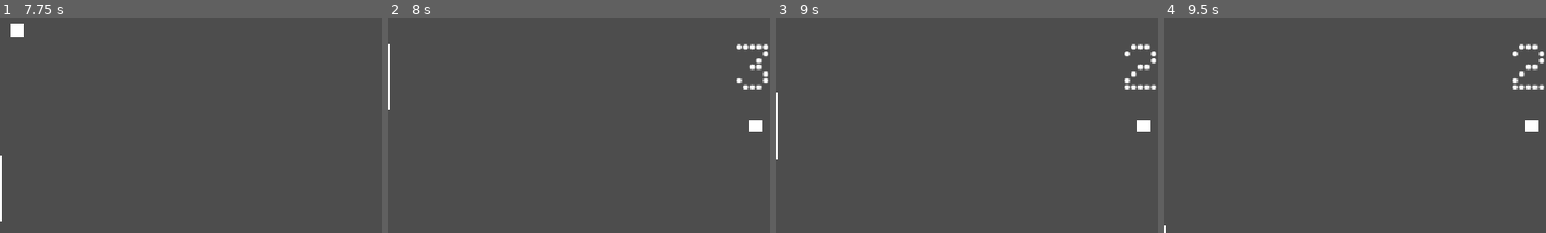
Above: before the commit, frames 1-4 (left to right).
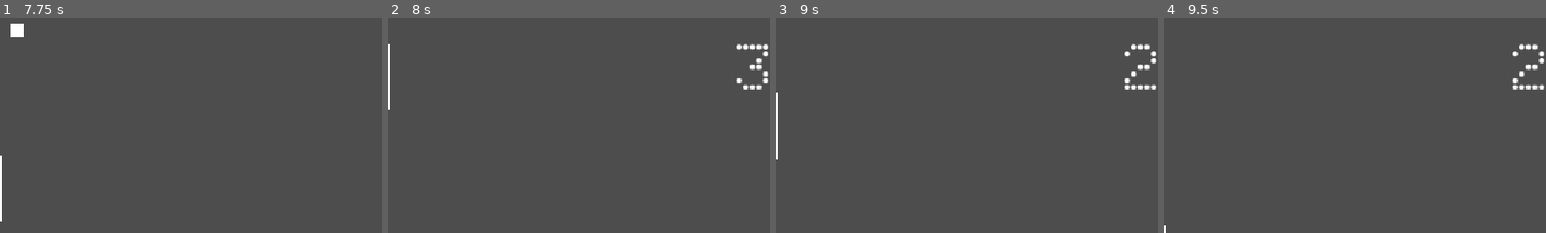
Above: after the commit, the same moments.

Repository: SpykieLucilius/Switch-Off-Pong
Game: Godot game, scene res://scenes/menus/start_screen.tscn
Same seed, same stepped clock (60 frames per second), same inputs: the game is played once before the commit and once after it.
Inputs (mouse positions are % of the whole screen's width and height, from its top left):
- Up to frame 1 (7.75 s): click "Local Multiplayer" at 0.5 s; tap Enter at 1.25 s; move the mouse to (72, 45) at 1.27 s; hold W (p1_Up) 1.28-2 s; tap Down (p2_Down) every 1.5 s from 1.35 to 7.35 s; click (72, 45) at 1.42 s; drag from (30, 55) to (1, 50) at 2.02 s; move the mouse to (60, 28) at 2.77 s; hold W (p1_Up) 2.78-3.5 s; tap Space at 3.5 s; drag from (45, 70) to (99, 50) at 3.52 s; move the mouse to (80, 65) at 4.27 s; hold S (p1_Down) 4.28-5 s; drag from (20, 35) to (35, 25) at 5.02 s; move the mouse to (55, 50) at 5.77 s; hold S (p1_Down) 5.78-6.5 s; click (55, 50) at 5.92 s; drag from (35, 25) to (1, 50) at 6.52 s; move the mouse to (72, 45) at 7.27 s; hold W (p1_Up) from 7.28 s (still down)
- Up to frame 2 (8 s): keep holding W (p1_Up)
- Up to frame 3 (9 s): release W (p1_Up) at 8 s; drag from (30, 55) to (99, 50) at 8.02 s; tap Enter at 8.75 s; move the mouse to (60, 28) at 8.77 s; hold S (p1_Down) from 8.78 s (still down); tap Down (p2_Down) at 8.85 s
- Up to frame 4 (9.5 s): keep holding S (p1_Down)
The pictures show only the part of the screen within x 2-52%, y 25-75%; the shares and areas given below are measured in that part.

Frame 1 is identical in both runs. In frame 2, 0.2% of the frame differs, in the area x 94-98%, y 47-53%; in frame 3, 0.2%; in frame 4, 0.2%.
Error after the commit: Cannot call method 'kill' on a null value. (res://scripts/players/ball.gd:48)

Commit message:
ball disapear and sound in setting menu fix

Diff:
--- a/scenes/menus/settings_screen.tscn
+++ b/scenes/menus/settings_screen.tscn
@@ -50,5 +50,6 @@
 theme_override_font_sizes/font_size = 30
 text = "Back"
 
+[connection signal="drag_ended" from="SfxSoundSlider" to="." method="_on_sfx_sound_slider_drag_ended"]
 [connection signal="value_changed" from="SfxSoundSlider" to="." method="_on_sfx_sound_slider_value_changed"]
 [connection signal="pressed" from="BackButton" to="." method="_on_back_button_pressed"]
--- a/scripts/menus/settings_screen.gd
+++ b/scripts/menus/settings_screen.gd
@@ -10,8 +10,9 @@
 	sfx_slider.value = GameManager.sfx_volume
 
 func _on_sfx_sound_slider_value_changed(value: float):
-	GameManager.sfx_volume = value
 	AudioServer.set_bus_volume_db(AudioServer.get_bus_index("SFX"), linear_to_db(value))
+
+func _on_sfx_sound_slider_drag_ended(_value_changed: bool):
 	GameManager.play_sfx(sfx_player)
 
 func _on_back_button_pressed():
--- a/scripts/players/ball.gd
+++ b/scripts/players/ball.gd
@@ -45,6 +45,7 @@
 				hide_timer = randf_range(1.0, 2.0)
 
 func reset():
+	_tween.kill()
 	var screen_center = get_viewport().get_visible_rect().size / 2.0
 	global_position = screen_center
 	direction = Vector2.ZERO
